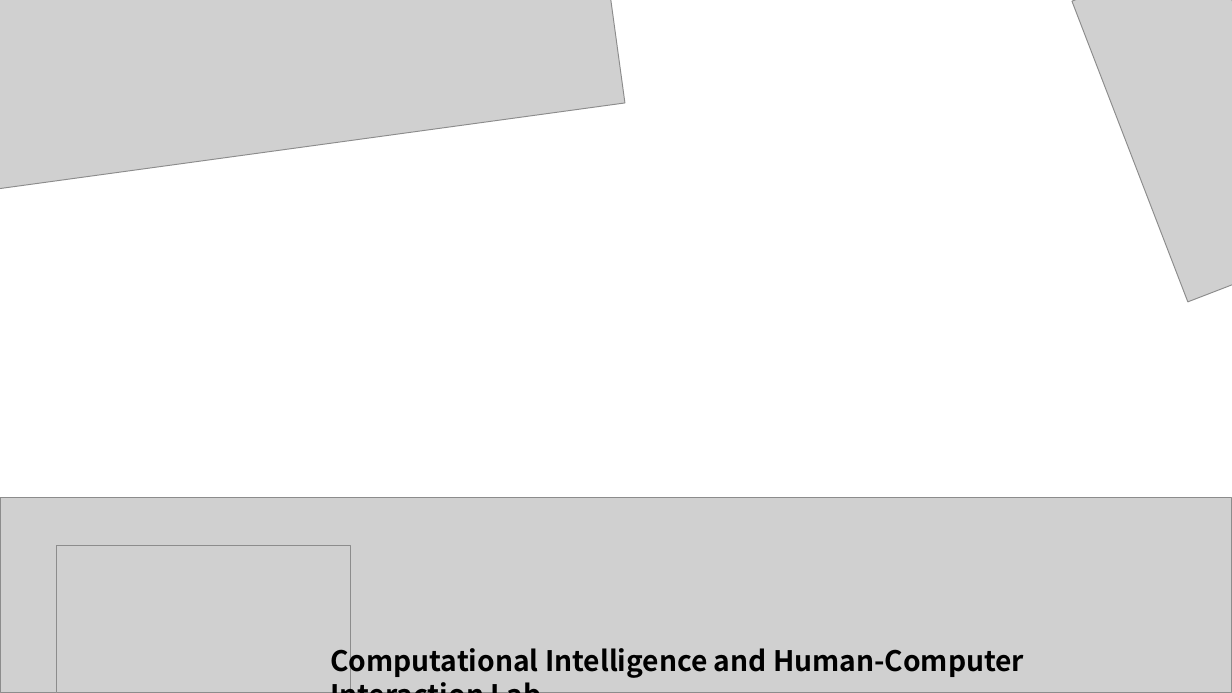
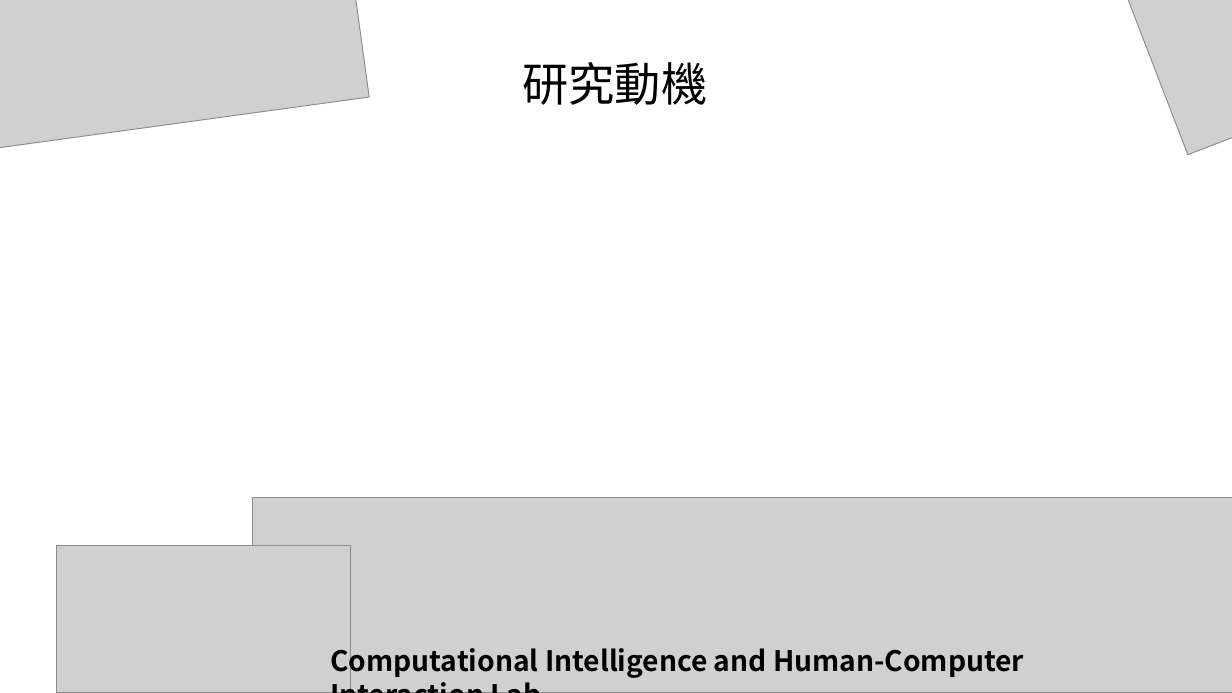
Before and after one commit to MasterSeafood-SeafoodMaster/RL_RobotArm_exe, a slide deck: slide 4 of ppt/簡報.pptx (slide 5 before the commit). Drawn at 1232x693 pixels with LibreOffice and Linux fonts; fonts in the diff are those of the drawing; grey boxes stand for pictures. Boxes give left, top, right and bottom in pixels: in the first picture for what was removed or moved away, otherwise in the second. Text is boxed around its words. In the diff, an @@ line names an element or a change of style, - is before the commit and + after.

```diff
--- a/ppt/簡報.pptx
+++ b/ppt/簡報.pptx
@@ picture: place and size @@
-picture at [0, 0, 626, 190]
+picture at [0, 0, 370, 184]
@@ picture: place and size @@
-picture at [1072, 0, 1232, 302]
+picture at [1072, 0, 1232, 155]
@@ text added at [522, 62, 707, 105], 36 pt, text #000000 @@
+研究動機
@@ picture: place and size @@
-picture at [0, 497, 1232, 693]
+picture at [252, 497, 1232, 693]
```
Also in this commit, not shown: 4 other slides changed, 48 slides added, 1 slide removed, 2 other files.
